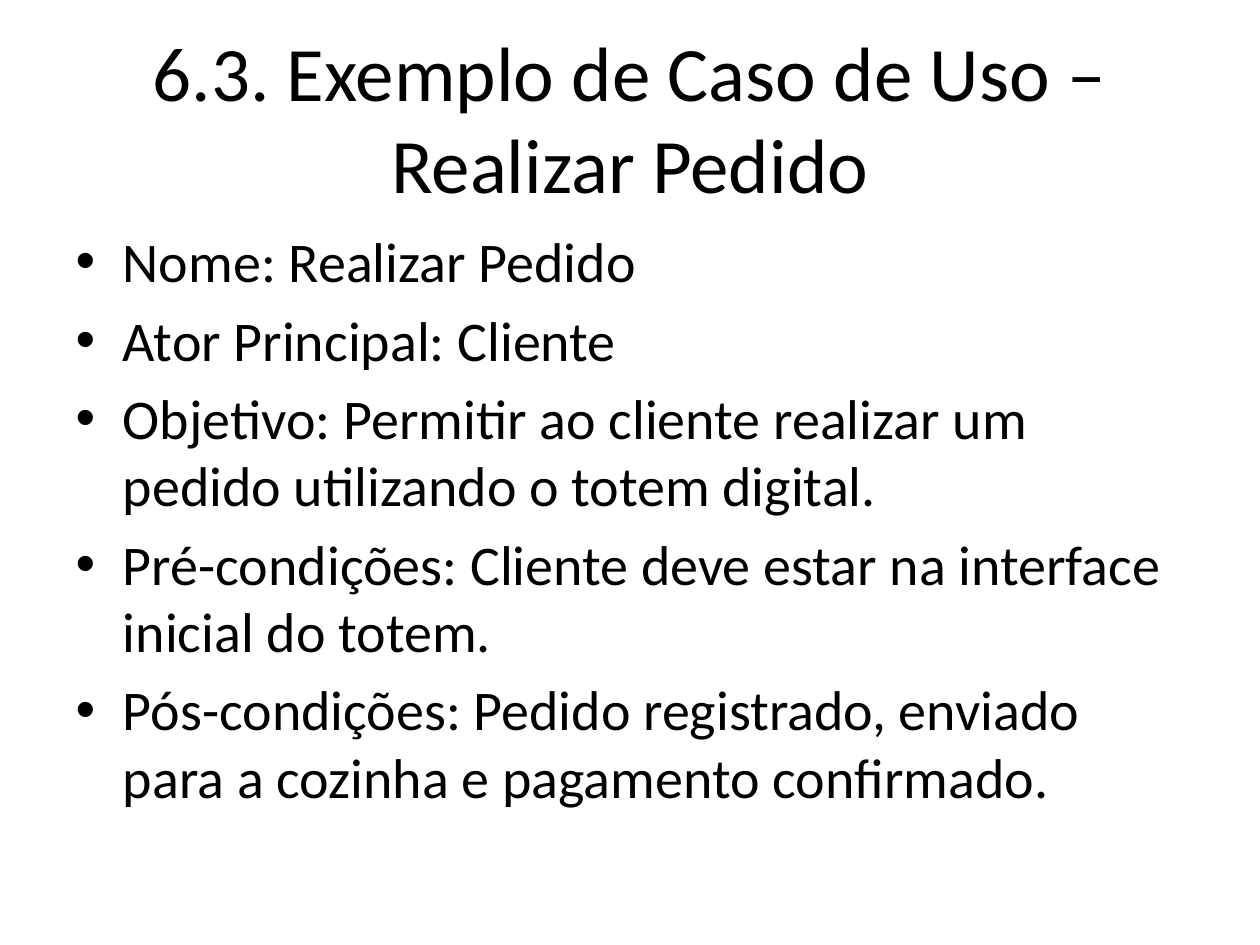
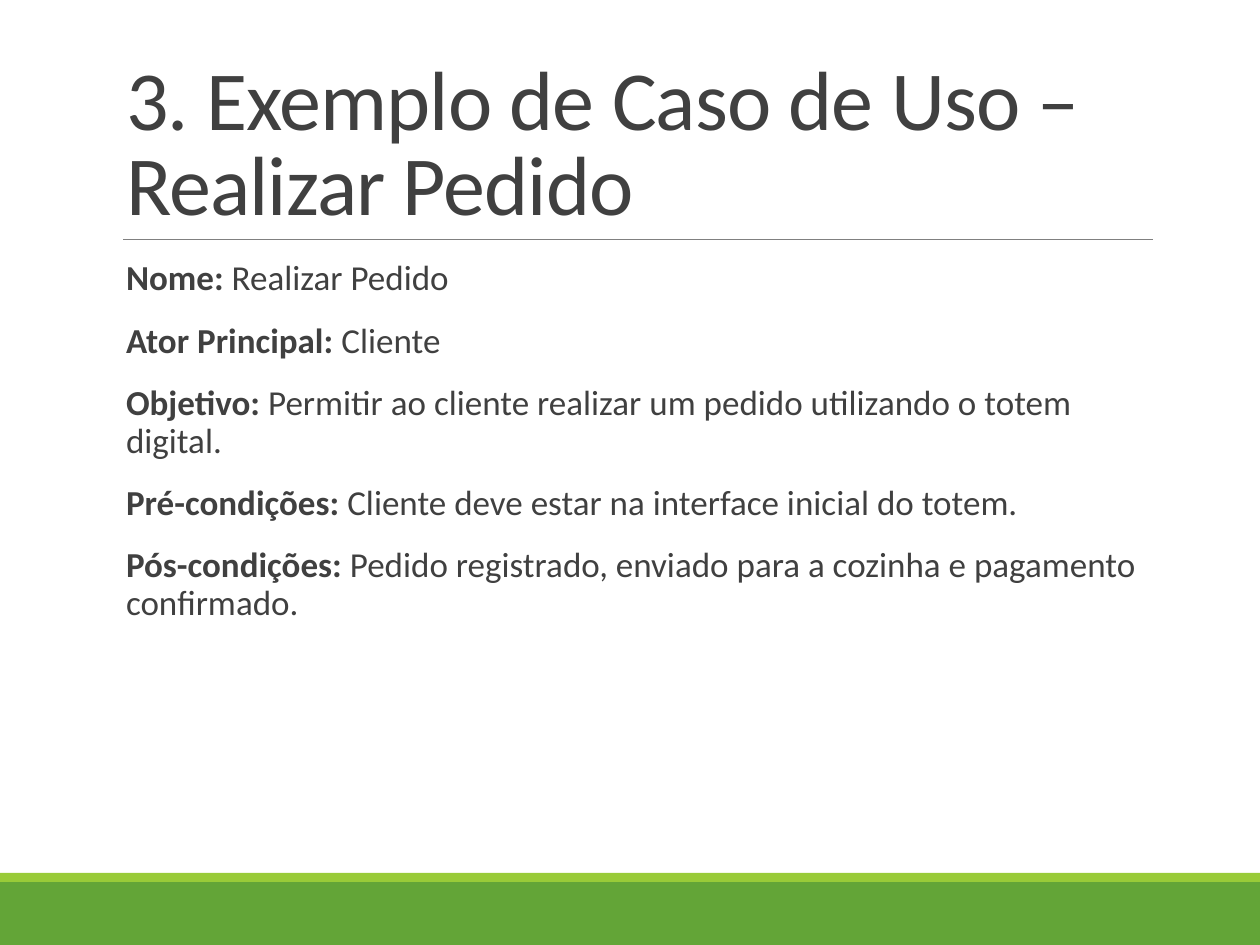
Before and after one commit to profAndreSouza/Material, a slide deck: slide 4 of Engenharia de Software/06 Modelagem de Casos de Uso.pptx (slide 7 before the commit). Drawn at 1260x945 pixels with LibreOffice and Linux fonts; fonts in the diff are those of the drawing. Boxes give left, top, right and bottom in pixels: in the first picture for what was removed or moved away, otherwise in the second. Text is boxed around its words. In the diff, an @@ line names an element or a change of style, - is before the commit and + after.

```diff
--- a/Engenharia de Software/06 Modelagem de Casos de Uso.pptx
+++ b/Engenharia de Software/06 Modelagem de Casos de Uso.pptx
@@ title "3. Exemplo de Caso de ..." at (126, 71, 1020, 216): vertical alignment middle to bottom @@
@@ title at (126, 71, 1020, 216): text changed; size 44 to 48 pt; text colour #000000 to #404040 @@
-6.3. Exemplo de Caso de Uso – Realizar Pedido
+3. Exemplo de Caso de Uso – Realizar Pedido
@@ line added from (123, 239) to (1153, 239), #808080 0.5 pt @@
@@ text "Nome: Realizar Pedido": place and size @@
-text "Nome: Realizar Pedido" at (123, 243, 1161, 808)
+text "Nome: Realizar Pedido" at (126, 265, 1135, 616)
@@ text "Nome: Realizar Pedido" at (126, 265, 1135, 616): size 32 to 20 pt, text colour #000000 to #404040; bold on in "Nome:", "Ator Principal:", "Objetivo:", "Pré-condições:" and 1 more places; bullet • to  ; line spacing 1 to 0.9; more space between paragraphs @@
@@ rectangle added at (0, 882, 1260, 945), fill #63A537 @@
@@ rectangle added at (0, 873, 1260, 882), fill #99CB38 @@
```
Also in this commit, not shown: 8 other slides changed, 2 slides added, 24 slides removed.
